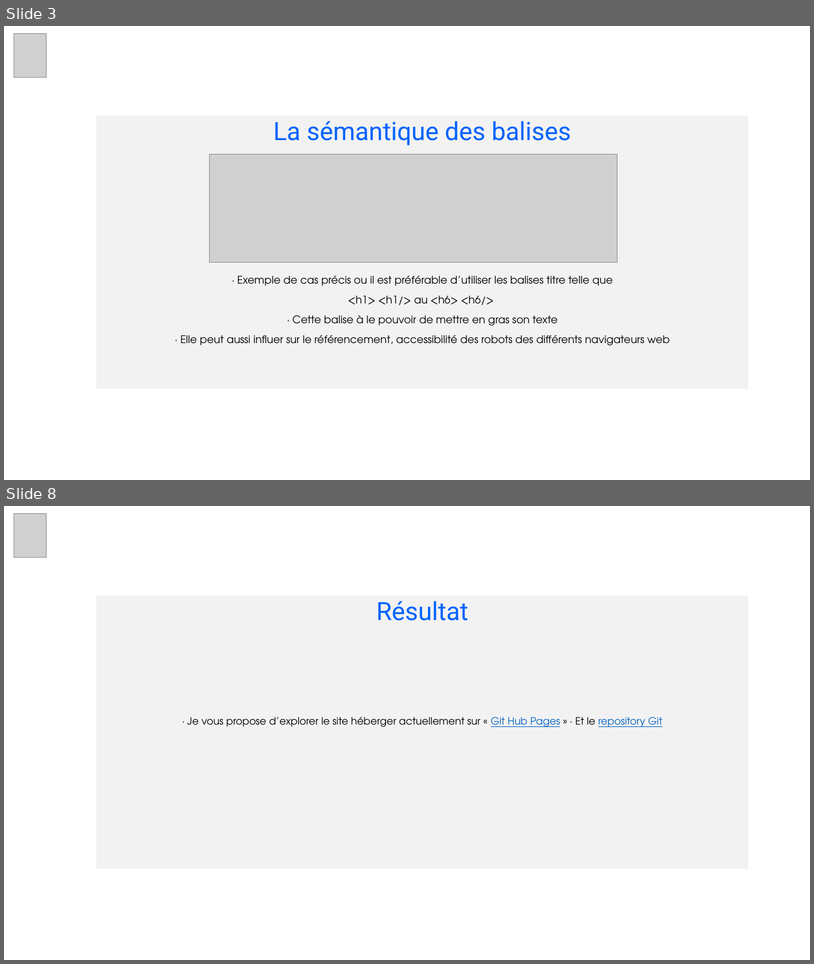
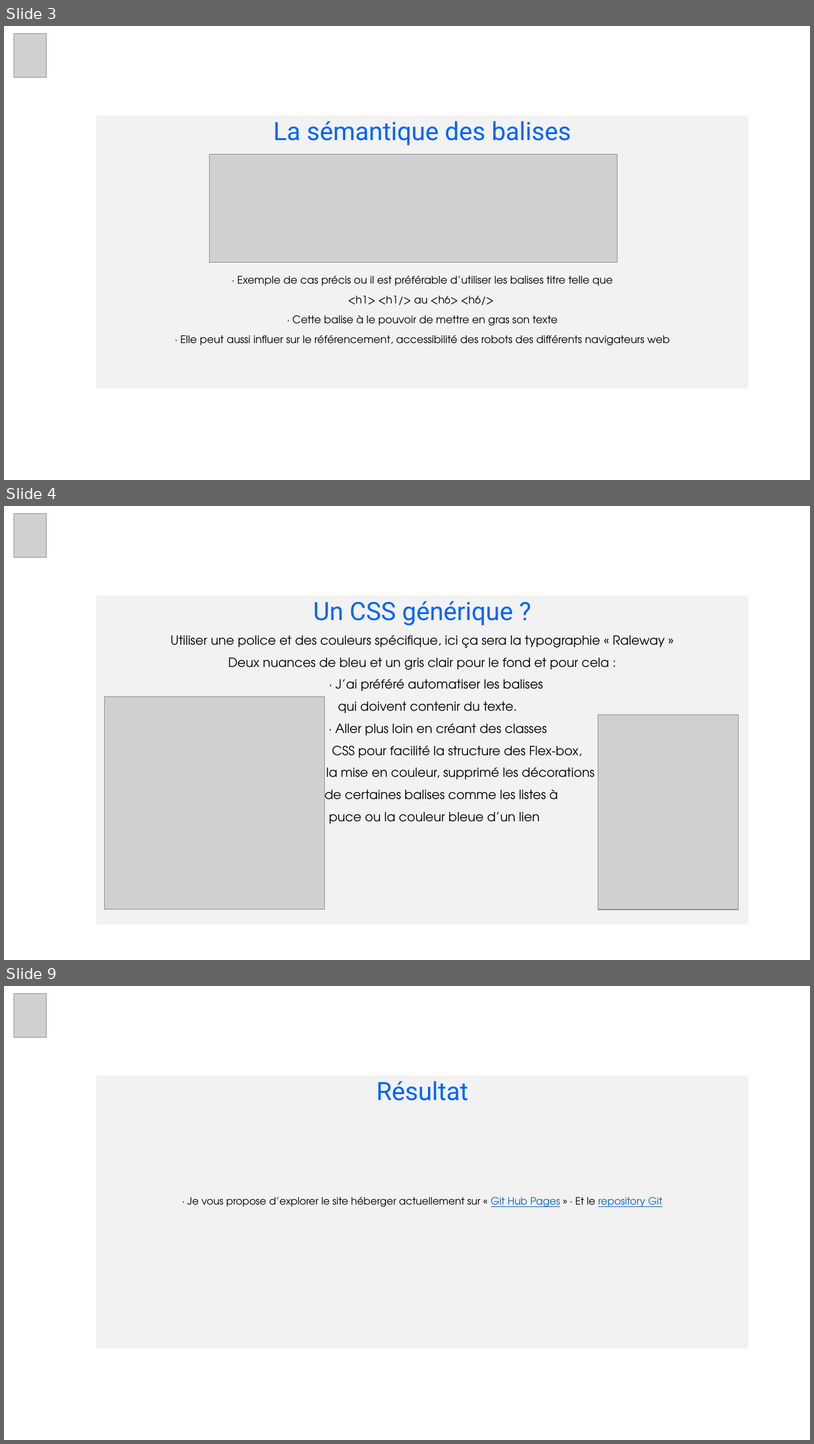
Before and after one commit to Lyss74/DercourtSulyvan_2_22102020, a slide deck: Presentation_Reservia_2_22102020.pptx. Shown one above the other, each under a label of ours: slides 3 and 8 before the commit, slides 3, 4 and 9 after it; the slides between them are not shown. The pictures are 814x964 and 814x1444 pixels, drawn with LibreOffice and Linux fonts; fonts in the diff are those of the drawing; grey boxes stand for pictures. Boxes give left, top, right and bottom in pixels: in the first picture for what was removed or moved away, otherwise in the second. Text is boxed around its words. In the diff, an @@ line names an element or a change of style, - is before the commit and + after.

```diff
--- a/Presentation_Reservia_2_22102020.pptx
+++ b/Presentation_Reservia_2_22102020.pptx
@@ slide 4 added at (4, 506, 810, 960), background #FFFFFF @@
@@ picture added at (14, 513, 47, 558) @@
@@ subtitle added at (96, 595, 749, 924), fill #F2F2F2, 15 pt, text #000000 @@
+Un CSS générique ?
+Utiliser une police et des couleurs spécifique, ici ça sera la typographie « Raleway »
+Deux nuances de bleu et un gris clair pour le fond et pour cela :
+· J’ai préféré automatiser les balises
+qui doivent contenir du texte.
+· Aller plus loin en créant des classes
+CSS pour facilité la structure des Flex-box,
+la mise en couleur, supprimé les décorations
+de certaines balises comme les listes à
+puce ou la couleur bleue d’un lien
@@ picture added at (104, 697, 324, 910) @@
@@ picture added at (599, 715, 740, 910) @@
@@ what was slide 8 is now slide 9 @@
```
Also in this commit, not shown: 2 slides changed, 3 other slides added, 3 slides removed.
